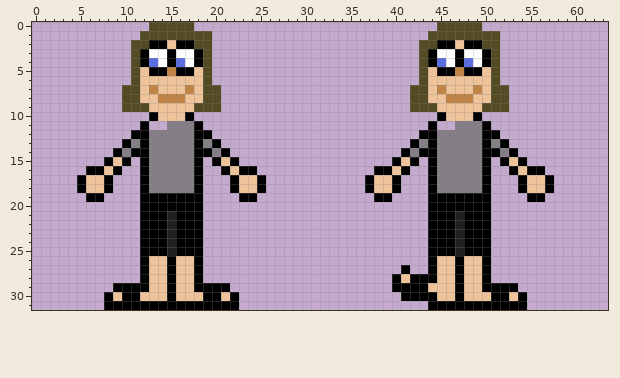
A pixel-art sprite gets an edit: android/assets/krissy.png. Above, as it was before the edit.
The file is 64x32 pixels.
After:
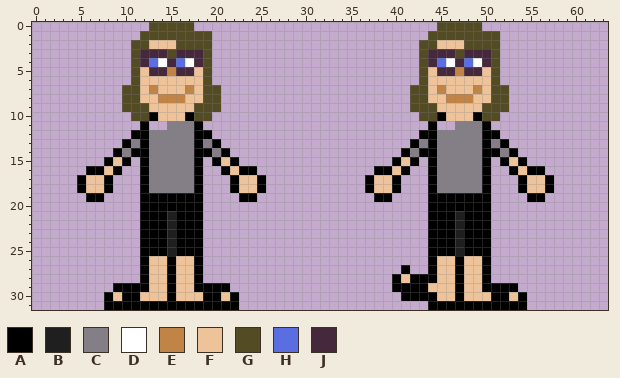
Palette (. is transparent): A #000000  B #1f1f1f  C #847e87  D #ffffff  E #c08447  F #eec39a  G #524b24  H #5b6ee1  J #45283c
From the commit log: Enemy/Krissy Updates Added Dog Trainer Removed Nervous Bar
From old to new:
@@ x 10..52 @@
  1 ..GGGGGGGG........................GGGGGGGG.
- 2 .GGAAFAAGG.......................GGAAFAAGG.
- 3 .GADDADDAG.......................GADDADDAG.
- 4 .GAHDAHDAG.......................GAHDAHDAG.
- 5 .GFAAEAAFG.......................GFAAEAAFG.
+ 2 .GGFFFGGGG.......................GGFFFGGGG.
+ 3 .GJJJGJJJG.......................GJJJGJJJG.
+ 4 .GJHDJHDJG.......................GJHDJHDJG.
+ 5 .GFJJEJJFG.......................GFJJEJJFG.
  6 .GFFFFFFFG.......................GFFFFFFFG.
@@ x 0..63 @@
  9 ..........GGGFFFFFGGG.....................GGGFFFFFGGG...........
-10 .............AFFFA...........................AFFFA..............
+10 ...........GGAFFFAGG.......................GGAFFFAGG............
 11 ............A..CCCA.........................A..CCCA.............
Changed places in both pictures, as pixel boxes (x1, y1, x2, y2):
changed: (140, 40, 203, 76)
changed: (428, 40, 491, 76)
added: (131, 112, 149, 121)
added: (194, 112, 212, 121)
added: (419, 112, 437, 121)
added: (482, 112, 500, 121)
